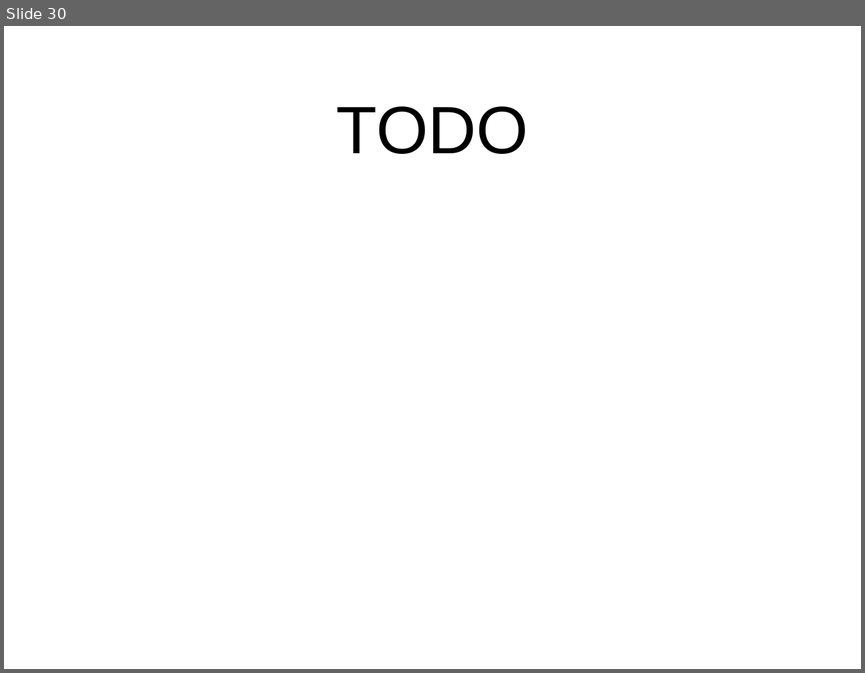
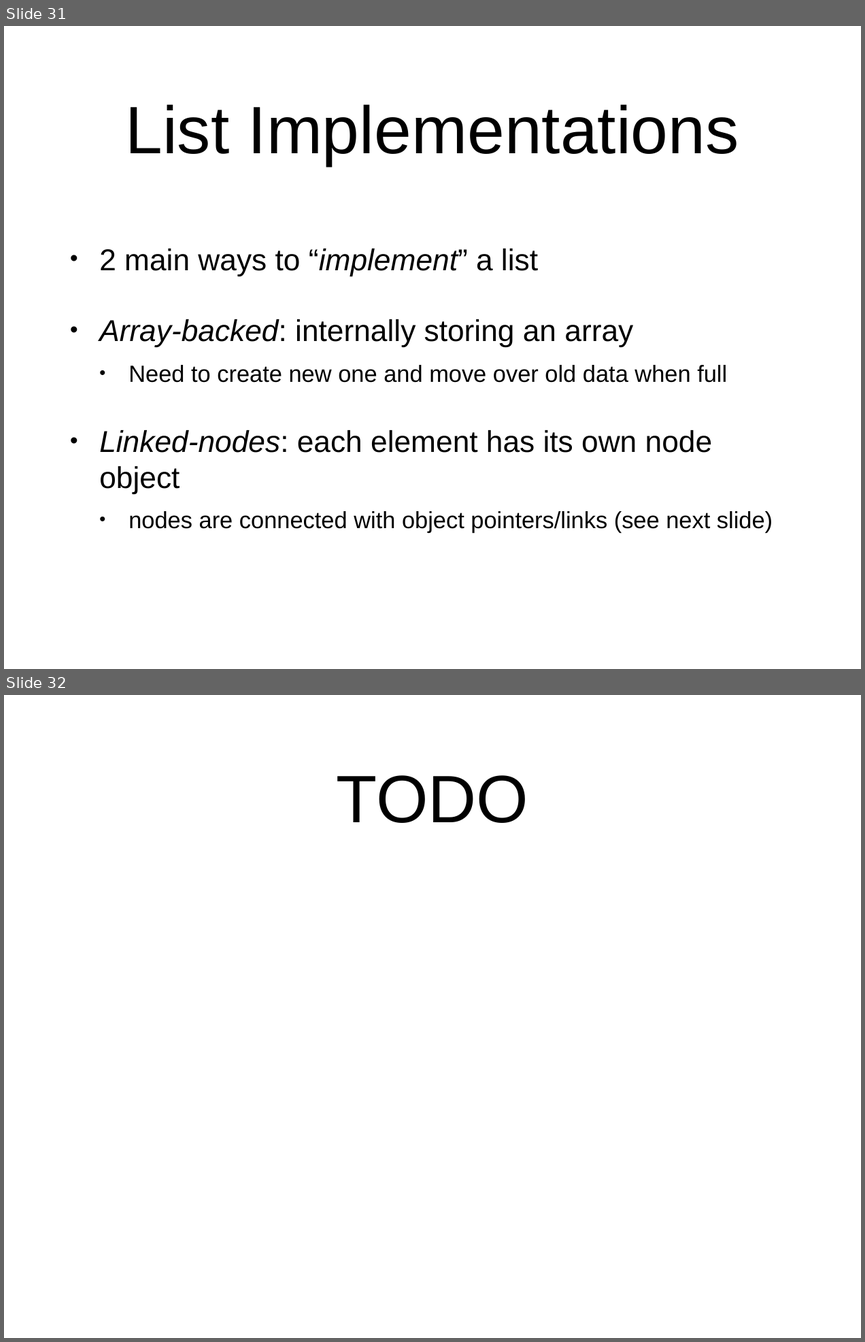
Before and after one commit to arcuri82/algorithms, a slide deck: docs/slides/01/01_intro.pptx. Shown one above the other, each under a label of ours: slide 30 before the commit, slides 31 and 32 after it. The pictures are 865x673 and 865x1342 pixels, drawn with LibreOffice and Linux fonts; fonts in the diff are those of the drawing. Boxes give left, top, right and bottom in pixels: in the first picture for what was removed or moved away, otherwise in the second. Text is boxed around its words. In the diff, an @@ line names an element or a change of style, - is before the commit and + after.

```diff
--- a/docs/slides/01/01_intro.pptx
+++ b/docs/slides/01/01_intro.pptx
@@ slide 31 added at (4,26,861,669), background #FFFFFF @@
@@ title added at (125,104,739,165), 80 pt, text #000000 @@
+List Implementations
@@ text added at (99,248,772,532), 36 pt, text #000000 @@
+• 2 main ways to “implement” a list
+• Array-backed: internally storing an array
+  • Need to create new one and move over old data when full
+• Linked-nodes: each element has its own node object
+  • nodes are connected with object pointers/links (see next slide)
@@ what was slide 30 is now slide 32 @@
```
Also in this commit, not shown: 2 slides changed, 1 other slide added, 24 other files.
